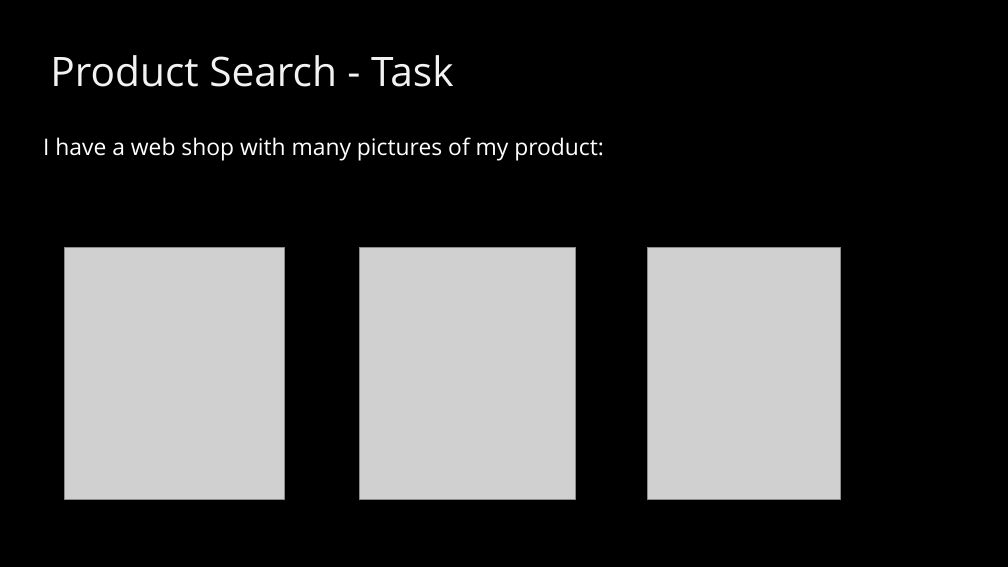
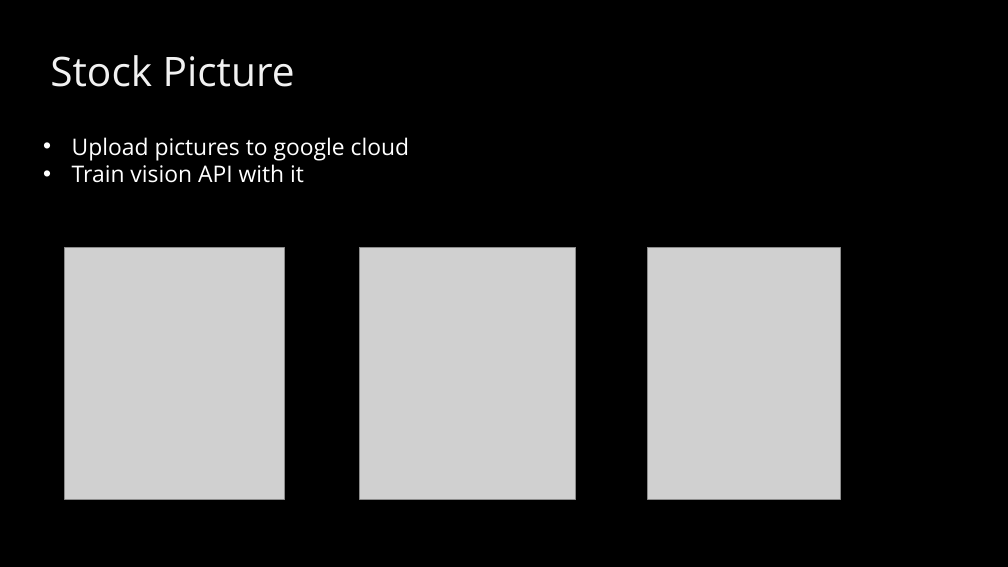
Before and after one commit to BaselHack/2021-team-5, a slide deck: slide 4 of presentation/presentation_v1.pptx. Drawn at 1008x567 pixels with LibreOffice and Linux fonts; fonts in the diff are those of the drawing; grey boxes stand for pictures. Boxes give left, top, right and bottom in pixels: in the first picture for what was removed or moved away, otherwise in the second. Text is boxed around its words. In the diff, an @@ line names an element or a change of style, - is before the commit and + after.

```diff
--- a/presentation/presentation_v1.pptx
+++ b/presentation/presentation_v1.pptx
@@ text at box(50, 55, 295, 87): text changed @@
-Product Search - Task
+Stock Picture
@@ text at box(72, 137, 409, 183): text changed @@
-I have a web shop with many pictures of my product:
+• Upload pictures to google cloud
+• Train vision API with it
```
Also in this commit, not shown: 2 other slides changed, 3 slides added, 3 slides removed.
